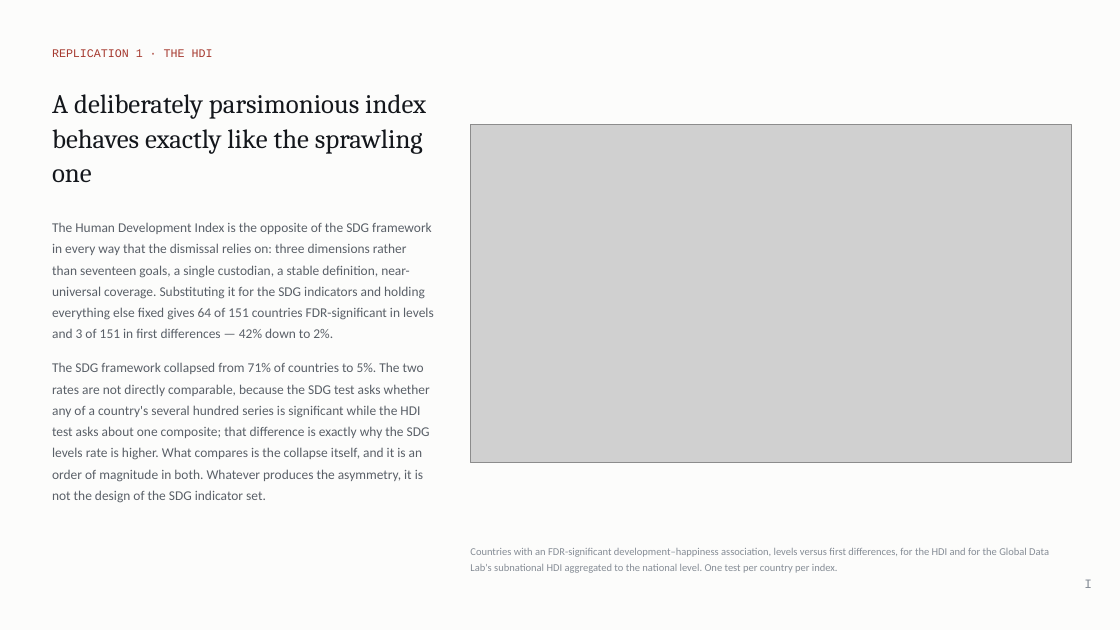
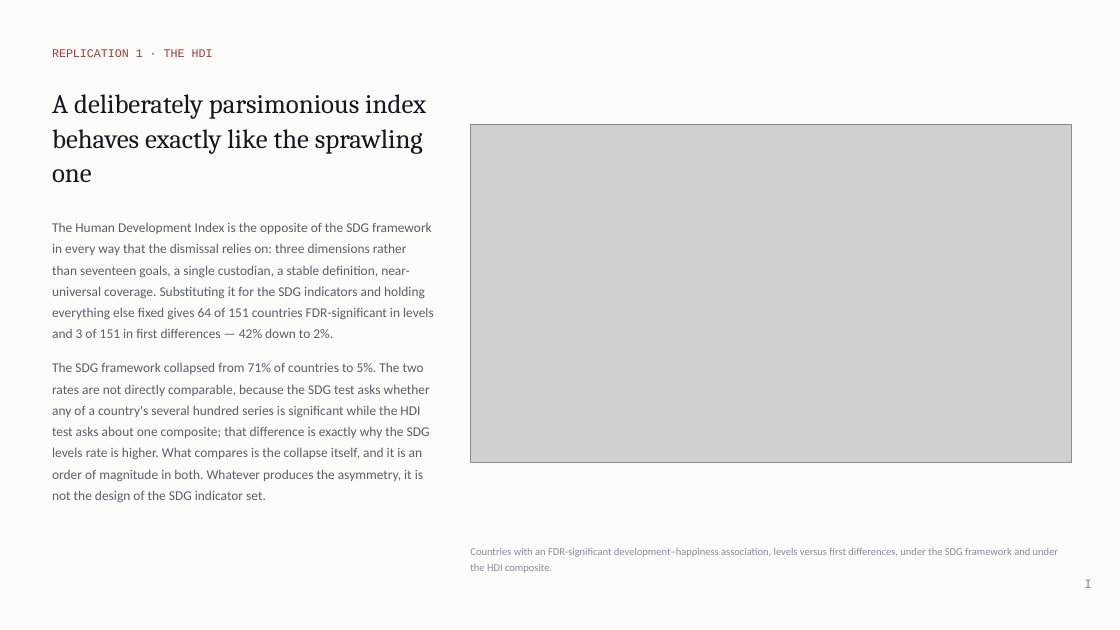
Before and after one commit to cwejnert/HDI-Happiness, a slide deck: slide 4 of deck/The_Education_Exception.pptx. Drawn at 1120x630 pixels with LibreOffice and Linux fonts; fonts in the diff are those of the drawing; grey boxes stand for pictures. Boxes give left, top, right and bottom in pixels: in the first picture for what was removed or moved away, otherwise in the second. Text is boxed around its words. In the diff, an @@ line names an element or a change of style, - is before the commit and + after.

```diff
--- a/deck/The_Education_Exception.pptx
+++ b/deck/The_Education_Exception.pptx
@@ text at (470,548,1058,573): text changed @@
-Countries with an FDR-significant development–happiness association, levels versus first differences, for the HDI and for the Global Data Lab's subnational HDI aggregated to the national level. One test per country per index.
+Countries with an FDR-significant development–happiness association, levels versus first differences, under the SDG framework and under the HDI composite.
```
Also in this commit, not shown: 9 other slides changed, 32 other files.
